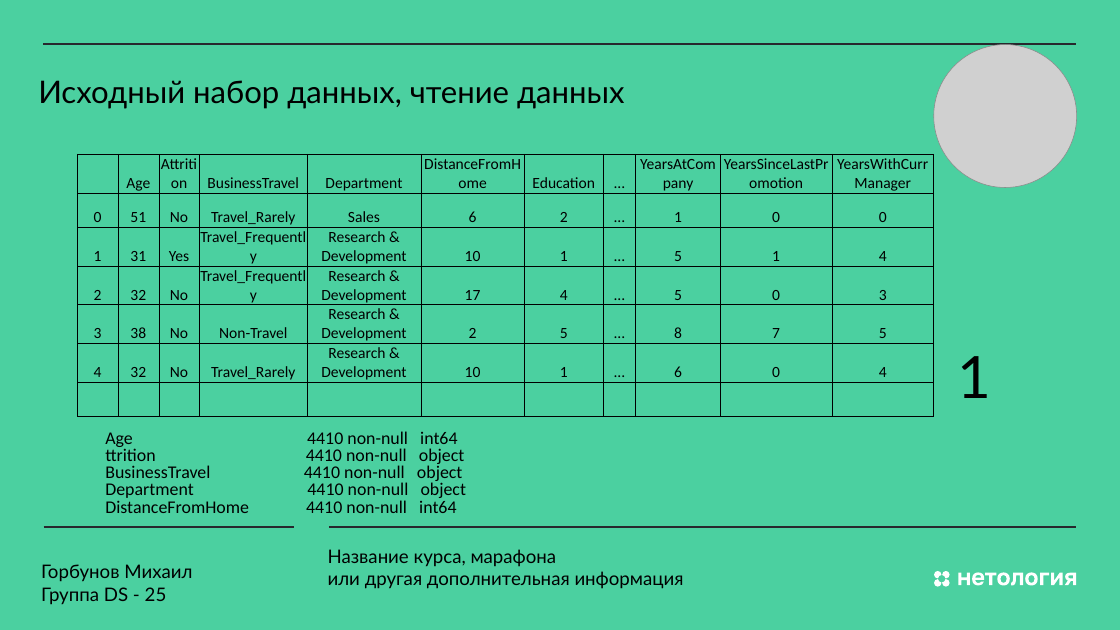
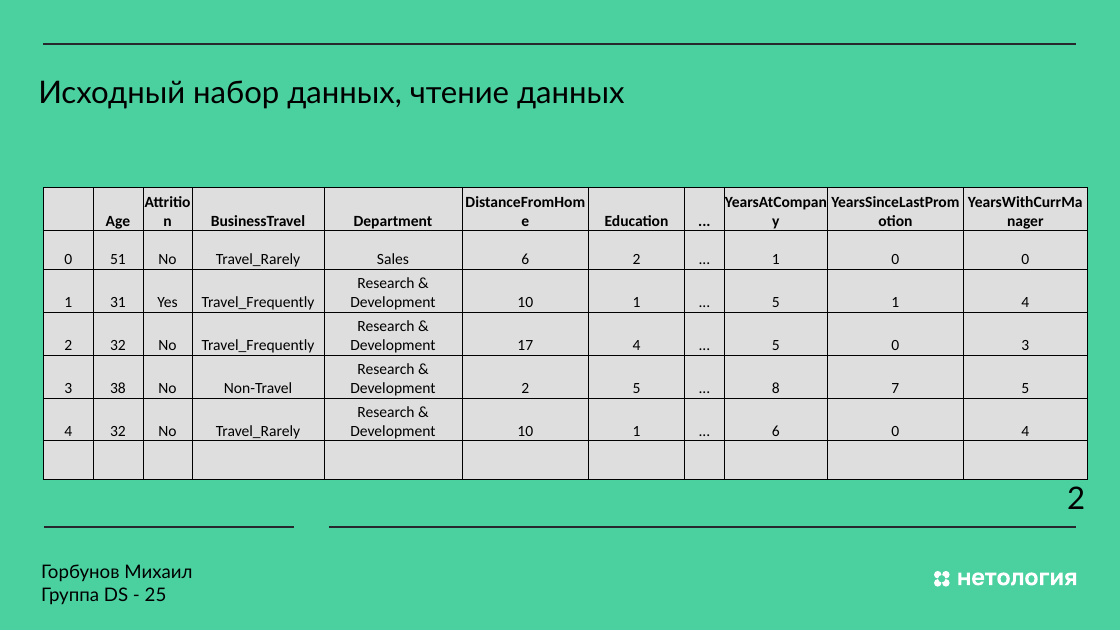
Before and after one commit to MS-max914/MX_2X, a slide deck: slide 4 of Diplom/10_10/Prezent.pptx. Drawn at 1120x630 pixels with LibreOffice and Linux fonts; fonts in the diff are those of the drawing; grey boxes stand for pictures. Boxes give left, top, right and bottom in pixels: in the first picture for what was removed or moved away, otherwise in the second. Text is boxed around its words. In the diff, an @@ line names an element or a change of style, - is before the commit and + after.

```diff
--- a/Diplom/10_10/Prezent.pptx
+++ b/Diplom/10_10/Prezent.pptx
@@ picture removed at <box>934,45,1076,188</box> @@
@@ table at <box>44,188,1089,479</box> @@
@@ fill none to #DEDEDE in 65 cells @@
@@ bold on in "Age", "Attrition", "BusinessTravel", "Department" and 6 more places @@
@@ table: place and size @@
-table at <box>77,154,934,517</box>
+table at <box>44,188,1089,479</box>
@@ text removed at <box>958,356,992,398</box> @@
-1
@@ text removed at <box>105,431,467,513</box> @@
-Age 4410 non-null int64
-ttrition 4410 non-null object
-BusinessTravel 4410 non-null object
-Department 4410 non-null object
-DistanceFromHome 4410 non-null int64
@@ text added at <box>1067,486,1085,509</box>, 40 pt, text #000000 @@
+2
@@ text removed at <box>328,549,684,589</box> @@
-Название курса, марафона
-или другая дополнительная информация
```
Also in this commit, not shown: 21 other slides changed, 3 slides added, 4 slides removed.
